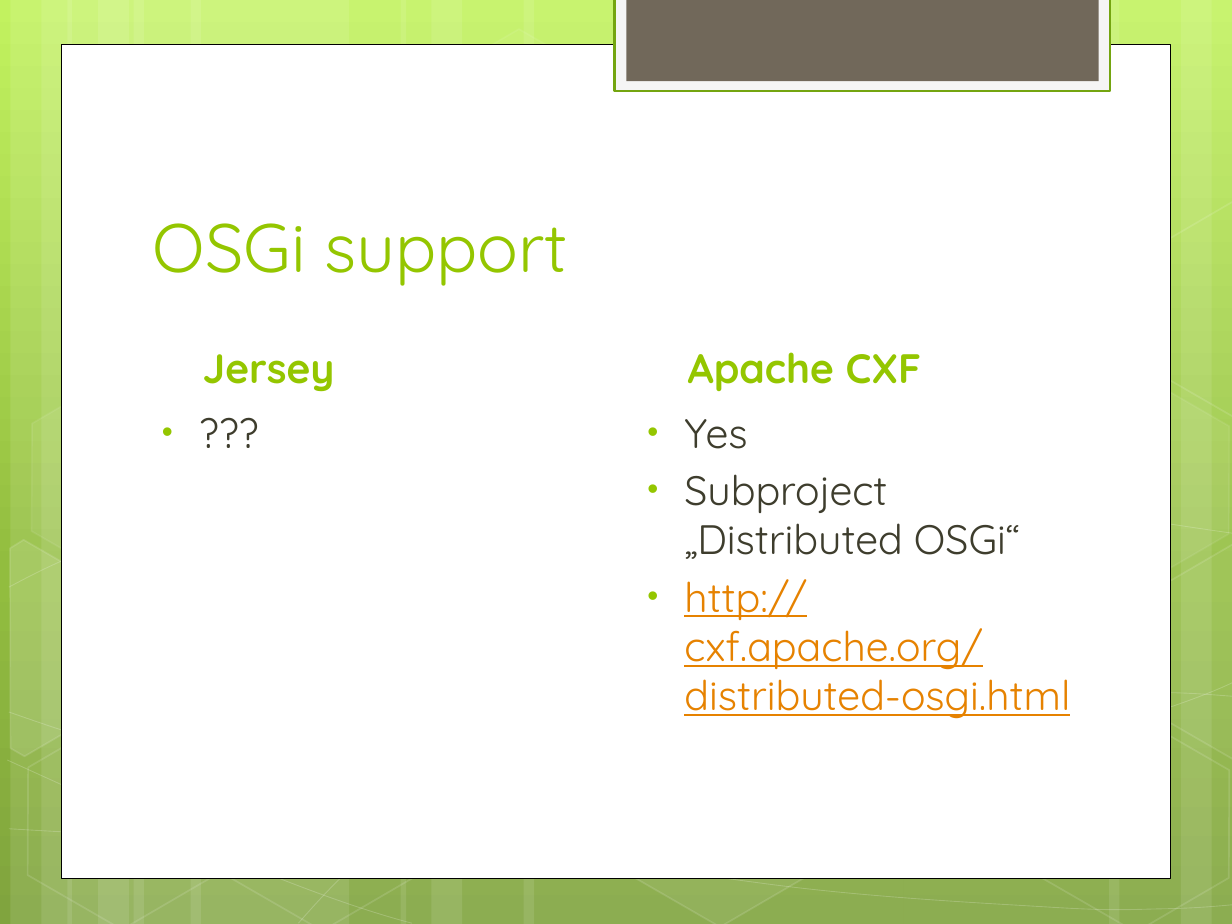
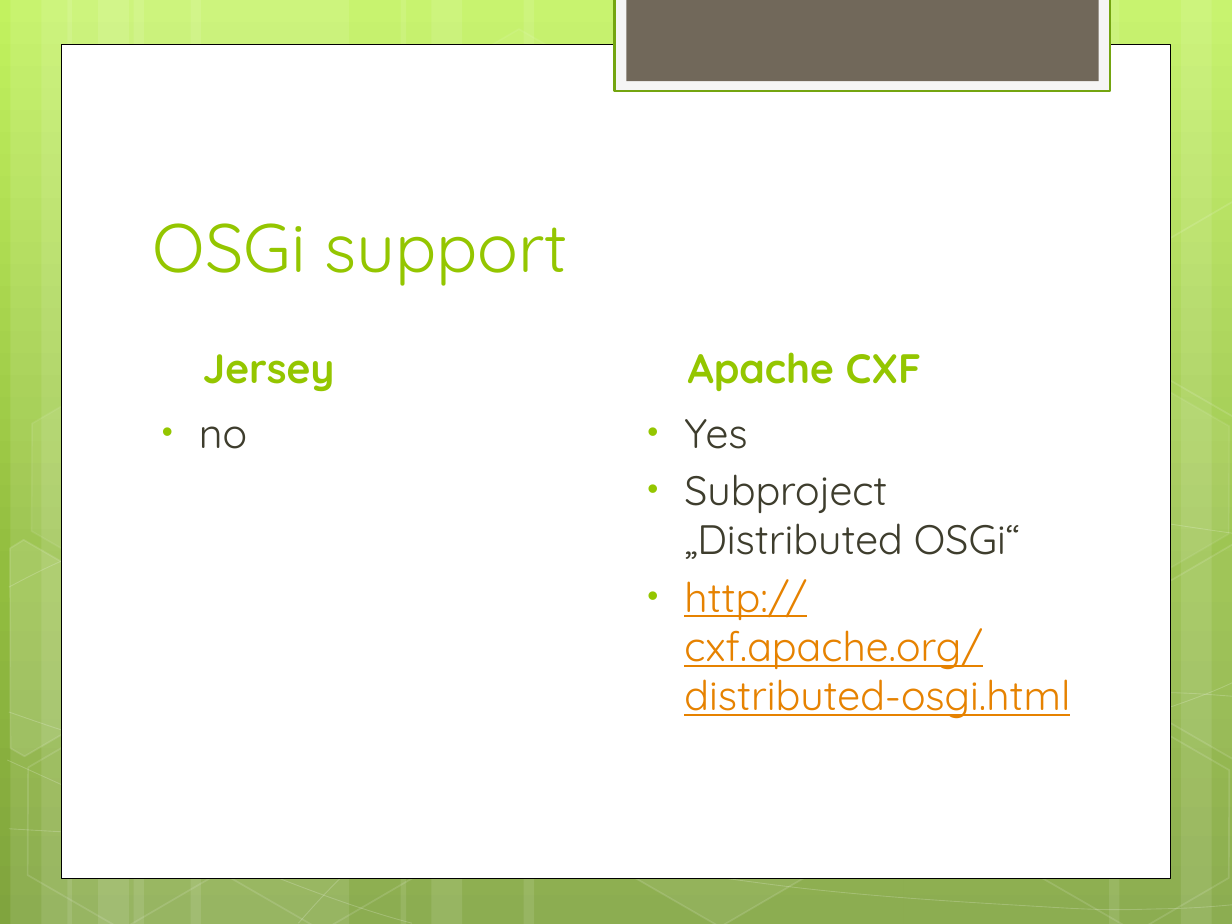
Before and after one commit to shaileshkv/restful-webservice-demo-project, a slide deck: slide 5 of wiki/other/Webservice framework comparison.pptx. Drawn at 1232x924 pixels with LibreOffice and Linux fonts; fonts in the diff are those of the drawing. Boxes give left, top, right and bottom in pixels: in the first picture for what was removed or moved away, otherwise in the second. Text is boxed around its words. In the diff, an @@ line names an element or a change of style, - is before the commit and + after.

```diff
--- a/wiki/other/Webservice framework comparison.pptx
+++ b/wiki/other/Webservice framework comparison.pptx
@@ text at [199,426,247,449]: text changed @@
-• ???
+• no
```
Also in this commit, not shown: 10 other slides changed, 1 slide added, 2 slides removed.
